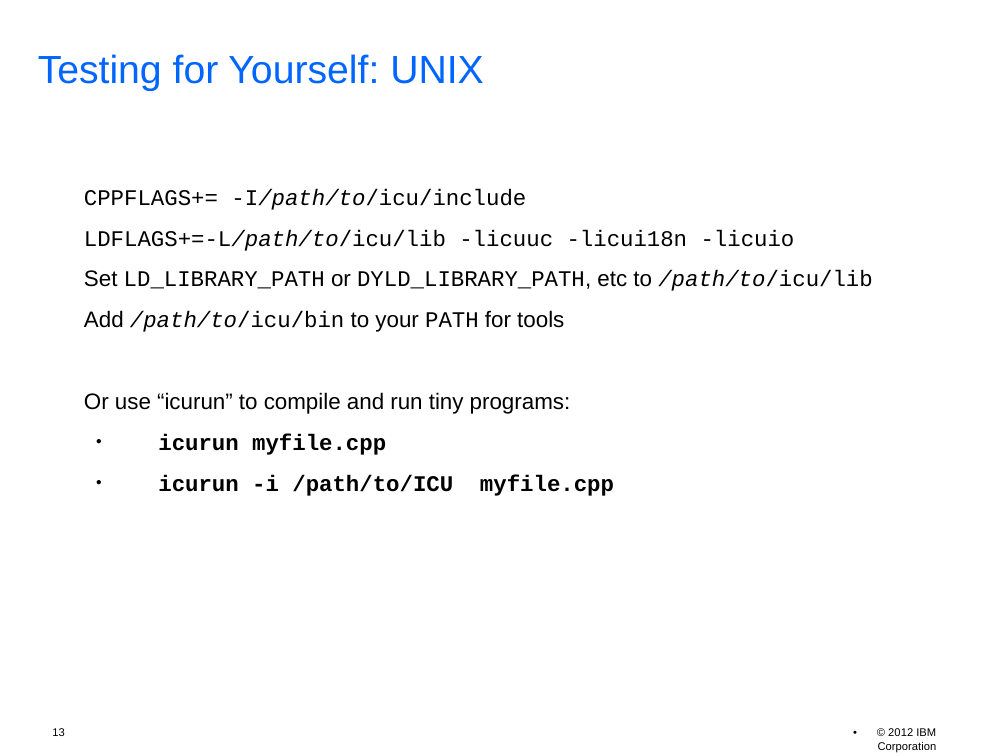
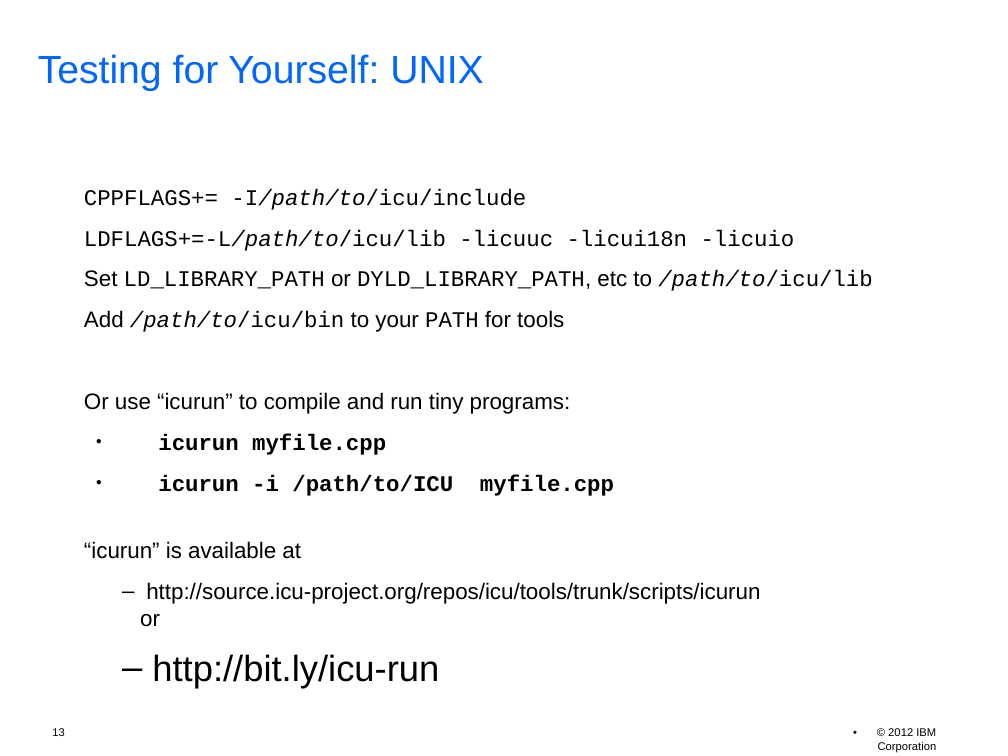
Before and after one commit to unicode-org/icu-docs, a slide deck: slide 13 of docs/pres/icu_workshop.odp. Drawn at 1008x756 pixels with LibreOffice and Linux fonts; fonts in the diff are those of the drawing; background and template pictures are left out. Boxes give left, top, right and bottom in pixels: in the first picture for what was removed or moved away, otherwise in the second. Text is boxed around its words. In the diff, an @@ line names an element or a change of style, - is before the commit and + after.

Commit message:
ticket:9686 add link to icurun
X-SVN-Rev: 32682

```diff
--- a/docs/pres/icu_workshop.odp
+++ b/docs/pres/icu_workshop.odp
@@ text at (84, 541, 760, 688): paragraphs added @@
+“icurun” is available at
+  – http://source.icu-project.org/repos/icu/tools/trunk/scripts/icurun
+    or
+  – http://bit.ly/icu-run
```
Also in this commit, not shown: 2 other slides changed, 1 other file.
